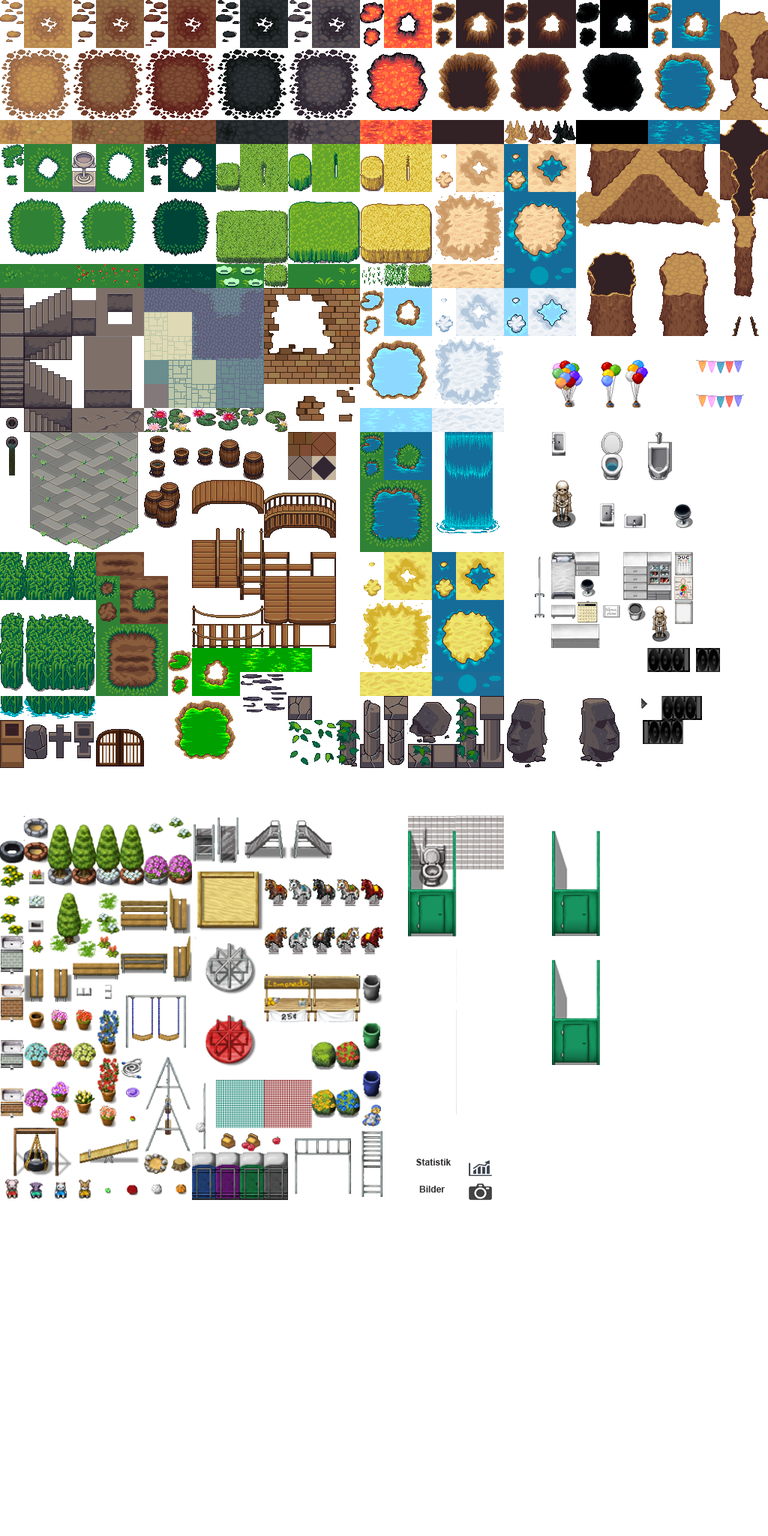
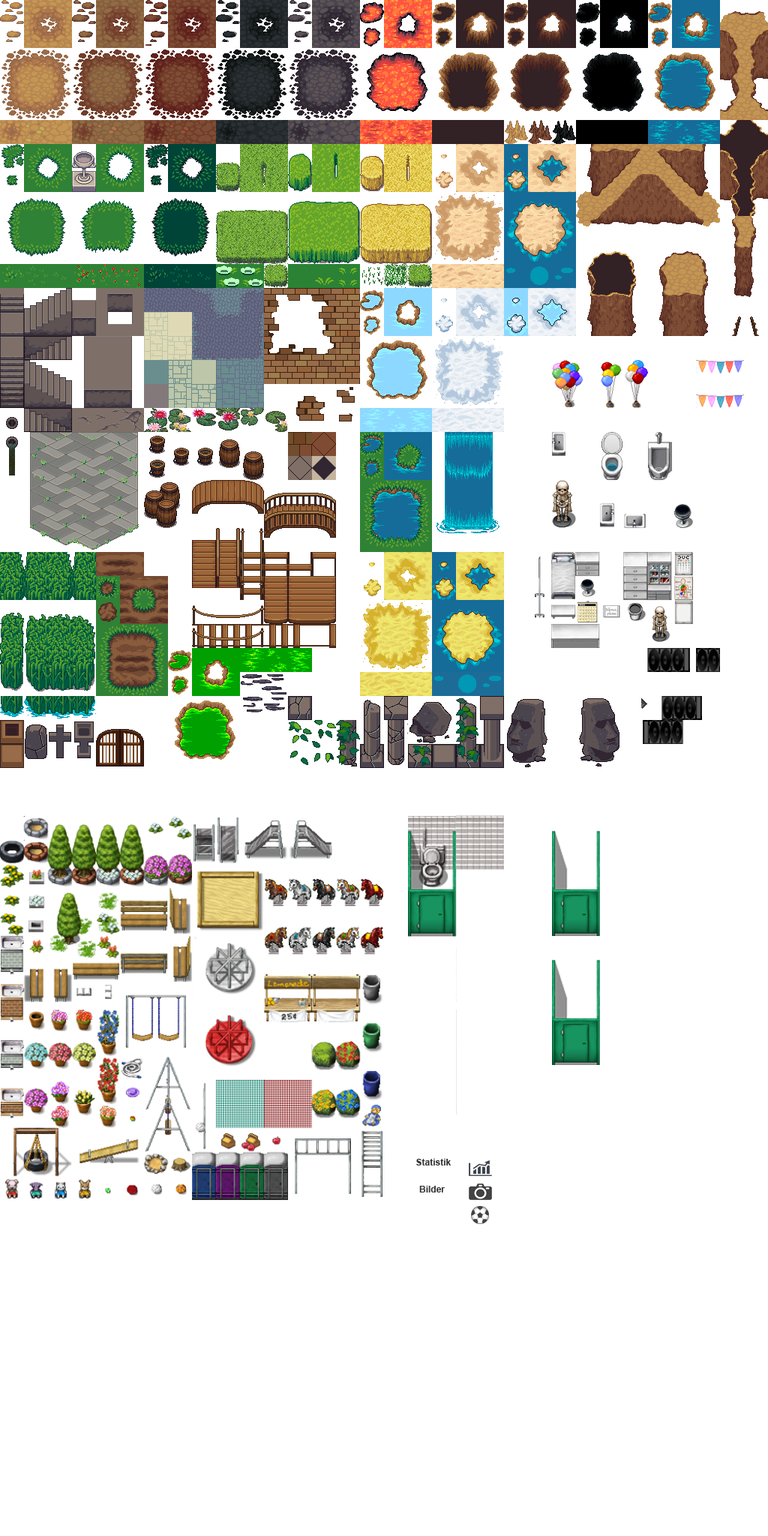
Before/after of a 768×1536 layered artwork. What changed in the layer stack:
added layer "Ebene 7" above "Ebene 6" over [470,1205,489,1224]
